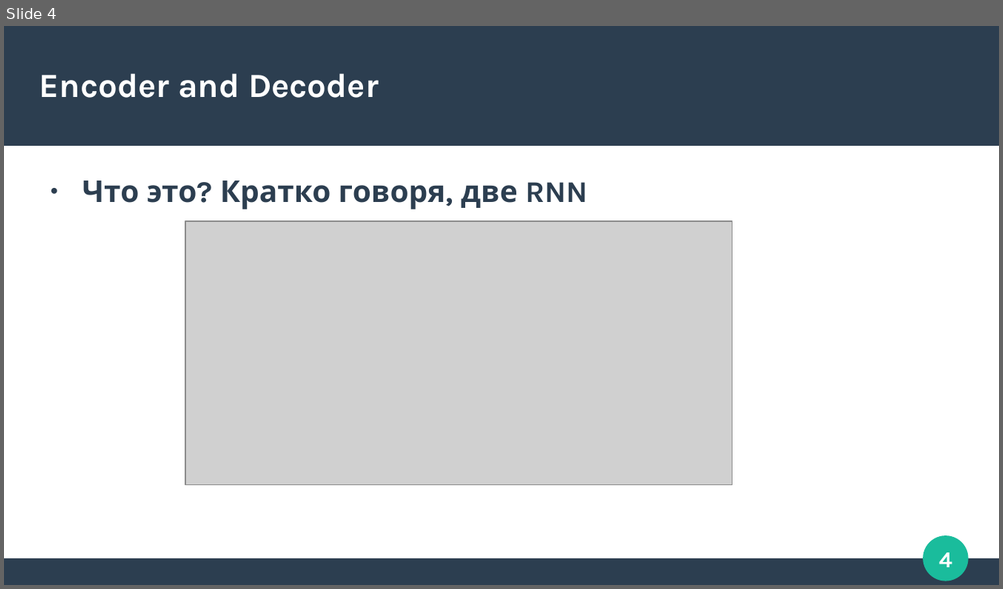
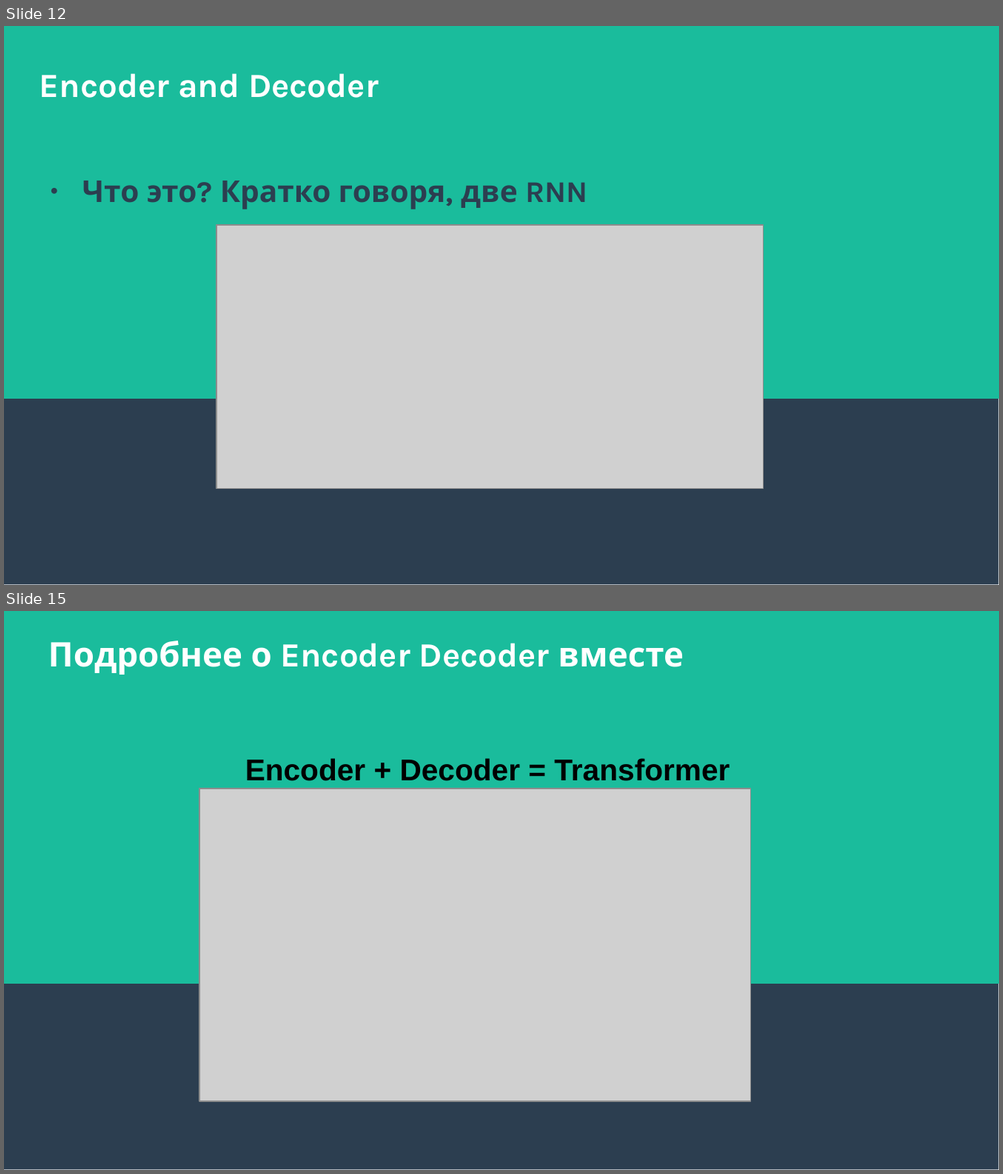
Before and after one commit to Zorinal/FilmBot, a slide deck: texts/Трансфомеры.pptx. Shown one above the other, each under a label of ours: slide 4 before the commit, slides 12 and 15 after it; the slides between them are not shown. The pictures are 1003x589 and 1003x1174 pixels, drawn with LibreOffice and Linux fonts; fonts in the diff are those of the drawing; grey boxes stand for pictures. Boxes give left, top, right and bottom in pixels: in the first picture for what was removed or moved away, otherwise in the second. Text is boxed around its words. In the diff, an @@ line names an element or a change of style, - is before the commit and + after.

```diff
--- a/texts/Трансфомеры.pptx
+++ b/texts/Трансфомеры.pptx
@@ slide 15 added at box(4, 611, 999, 1170), background #FFFFFF; not listed: 2 template elements that a slide beside it also shows @@
@@ text added at box(48, 641, 683, 675), 27 pt, text #FFFFFF, bold @@
+Подробнее о Encoder Decoder вместе
@@ text added at box(245, 758, 729, 781), 24 pt, text #000000, bold @@
+Encoder + Decoder = Transformer
@@ picture added at box(200, 789, 751, 1102) @@
@@ what was slide 4 is now slide 12 @@
@@ slide 12 changed as well @@
@@ rectangle: place and size @@
-rectangle at box(4, 26, 999, 146)
+rectangle at box(4, 26, 999, 585)
@@ rectangle added at box(4, 26, 999, 399), fill #1ABC9C, outline #1ABC9C 0.85 pt @@
@@ picture: place and size @@
-picture at box(185, 222, 732, 486)
+picture at box(216, 226, 763, 489)
@@ ellipse removed at box(924, 537, 968, 581) @@
@@ page number removed at box(939, 553, 952, 568) @@
-4
@@ rectangle removed at box(4, 560, 999, 585) @@
```
Also in this commit, not shown: 5 other slides changed, 19 other slides added, 1 slide removed.
